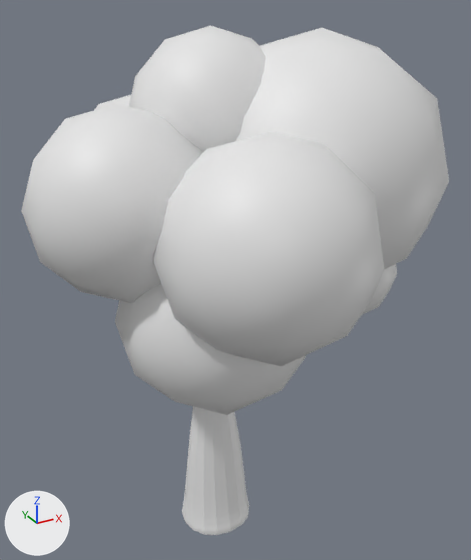
Renders of the FBX model Models/Tree1.fbx from each side of a commit.
Both versions are drawn from a 50 mm lens placed at (-7.26, 5.09, 15.36), pointed at (1.06, 20.21, 7.8). Lighting does not change. The marker at lower left points along +X, +Y and +Z.

The first picture shows 'Tree1'.
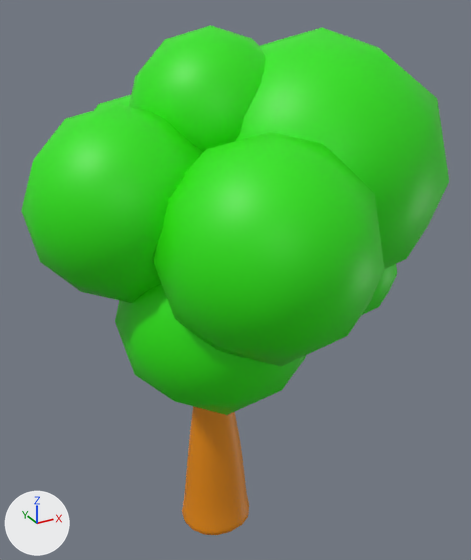
Where the change shows, as pixel boxes [x1, y1, x2, y2] in the pictures (471 x 560 px):
part 1 of me_plane_001, recoloured (grey to orange): [182, 406, 249, 535] in both
part 2 of me_plane_001, recoloured (white to green): [21, 26, 449, 415] in both

The edits, one by one:
Material 'Leaves' (mat_leaves) is new.
Its base color is (0.0238, 0.8, 0.0) (green #2be700).
Material 'Wood' (mat_wood) is new.
Its base color is (0.8, 0.254, 0.0) (orange #e78a00).
me_plane_001 has 3406 vertices, 3640 faces and spans x -4.59..6.27, y -5.5..6.52, z 0.03..14.65.
me_plane_001 is used by ob_tree1; location (0.0, 19.6, 0.0).
me_plane_001 part 1: 3080 of the faces centred in x -2.37..4.33, y -3.9..3.77, z 0.04..11.69 switch from no material to mat_wood (orange #e78a00).
me_plane_001 part 2: 560 of the faces centred in x -4.54..6.2, y -5.21..6.19, z 5.45..14.43 switch from no material to mat_leaves (green #2be700).
